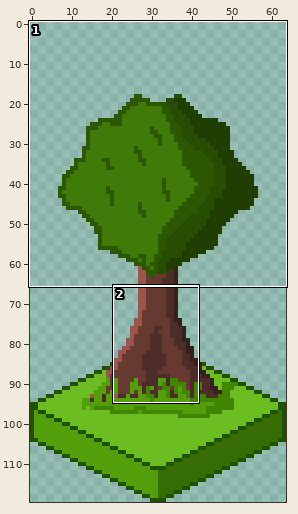
File history of a sprite sheet, assets/tree.png. The first picture is a wide view before the edit; the outline marks the close-up.
Close-up. As it was:
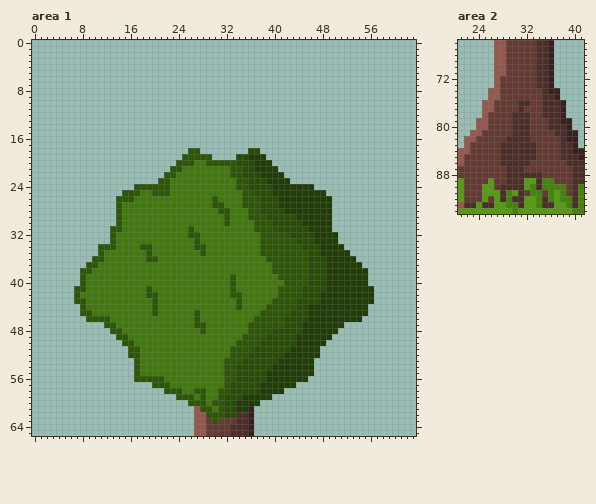
The file is 64x120 pixels. Colours within 5 levels of each other are drawn and written as one. Shown: area 1: x 0..63, y 0..65; area 2: x 21..41, y 66..94.
The same view after the edit:
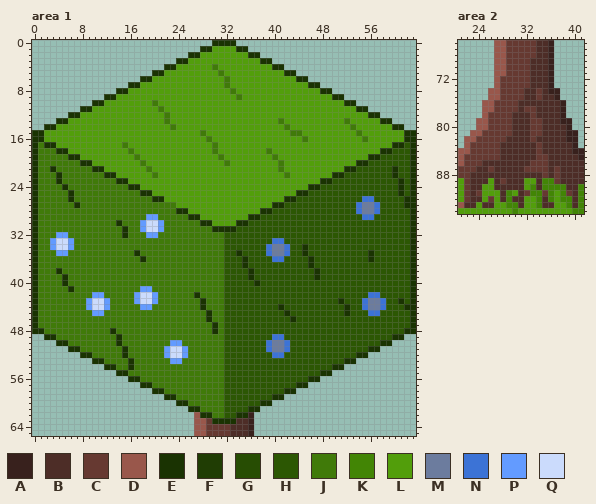
Palette (. is transparent): A #38211d  B #4d2d27  C #663931  D #99574b  E #1a3302  F #203d04  G #274d03  H #2c5703  J #407a09  K #428505  L #529e0b  M #6c7c9e  N #3c73d6  P #639bff  Q #cbdbfc
Difference:
Changed rows in their new state; - is an unchanged pixel.
Area 1:
first column x 0:
 0 ------------------------------EEEE------------------------------
 1 ----------------------------EELLLLEE----------------------------
 2 --------------------------EELLLLLLLLEE--------------------------
 3 ------------------------EELLLLLLLLLLLLEE------------------------
 4 ----------------------EELLLLLLJLLLLLLLLLEE----------------------
 5 --------------------EELLLLLLLLLJLLLLLLLLLLEE--------------------
 6 ------------------EELLLLLLLLLLLLJLLLLLLLLLLLEE------------------
 7 ----------------EELLLLLLLLLLLLLLJLLLLLLLLLLLLLEE----------------
 8 --------------EELLLLLLLLLLLLLLLLLJLLLLLLLLLLLLLLEE--------------
 9 ------------EELLLLLLLLLLLLLLLLLLLLJLLLLLLLLLLLLLLLEE------------
10 ----------EELLLLLLLLJLLLLLLLLLLLLLLLLLLLLLLLLLLLLLLLEE----------
11 --------EELLLLLLLLLLLJLLLLLLLLLLLLLLLLLLLLLLLLLLLLLLLLEE--------
12 ------EELLLLLLLLLLLLLLJLLLLLLLLLLLLLLLLLLLLLLLLLLLLLLLLLEE------
13 ----EELLLLLLLLLLLLLLLLJLLLLLLLLLLLLLLLLLLJLLLLLLLLLLJLLLLLEE----
14 --EELLLLLLLLLLLLLLLLLLLJLLLLLLLLLLLLLLLLLLJLLLLLLLLLLJLLLLLLEE--
15 EELLLLLLLLLLLLLLLLLLLLLLLLLLJLLLLLLLLLLLLLLJJLLLLLLLLLJLLLLLLLEE
16 EELLLLLLLLLLLLLLLLLLLLLLLLLLLJLLLLLLLLLLLLLLLJLLLLLLLLLJLLLLLLEE
17 EJEELLLLLLLLLLLJLLLLLLLLLLLLLLJLLLLLLLLLLLLLLLLLLLLLLLLLLLLLEEHE
18 EJJJEELLLLLLLLLLJLLLLLLLLLLLLLJLLLLLLLLJLLLLLLLLLLLLLLLLLLEEHHHE
19 EJJJJJEELLLLLLLLLJLLLLLLLLLLLLLJLLLLLLLLJLLLLLLLLLLLLLLLEEHHHHHE
20 EJJJJJJJEELLLLLLLLJLLLLLLLLLLLLLJLLLLLLLLJLLLLLLLLLLLLEEHHHHHHHE
21 EJJEJJJJJJEELLLLLLLJLLLLLLLLLLLLLLLLLLLLLJLLLLLLLLLLEEHHHHHHEHHE
22 EJJJEJJJJJJJEELLLLLLJLLLLLLLLLLLLLLLLLLLLLJLLLLLLLEEHHHHHHHHEHHE
23 EJJJEJJJJJJJJJEELLLLLLLLLLLLLLLLLLLLLLLLLLLLLLLLEEHHHHHHHHHHHEHE
24 EJJJJEJJJJJJJJJJEELLLLLLLLLLLLLLLLLLLLLLLLLLLLEEHHHHHHHHHHHHHEHE
25 EJJJJJEJJJJJJJJJJJEELLLLLLLLLLLLLLLLLLLLLLLLEEHHHHHHHHHHHHHHHEHE
26 EJJJJJEJJJJJJJJJJ---EELLLLLLLLLLLLLLLLLLLLEEHHHHHHHHHHHNNHHHHHEE
27 EJJJJJJEJJJJJJJ---------LLLLLLLLLLLLLLLLEEHHHHHHHHHHHHNMMNHHHHEE
28 EJJJJJJJJJJJJJJ---------EELLLLLLLLLLLLEEHHHHHHHHHHHHHHNMMNHHHHHE
29 EJJJJJJJJJJJJJJ----PP-----EELLLLLLLLEE-HHHHHHHHHHHHHHHHNNHHHHHHE
30 EJJJJJJJJJJJJJE---PQQP------EELLLLEEH---HHHHHHHHHHHHHHHHHHHHHHHE
31 EJJJJJJJJJJJJJJE--PQQP----J---EEEEHHH----HHHHHHHHHHHHHHHHHHHHHHE
32 EJJJPPJJJJJJJJ-E---PP-----JJ----HHHHHH-----HHHHHHHHHHHHHHHHHHHHE
33 EJJPQQPJJJJJJJ-------------J----HHHHHH--NN--HHHHHHHHHHHHHHHHHHHE
34 EJJPQQPJJJJJJJ----JJ-------JJ---HHHHHH-NMMN--EHHHHHHHHHHHHHHHHHE
35 EJJJPPJJJJJJ-----E-J--------J---HHEHHH-NMMN--EHHHHHHHHHHEHHHHHHE
36 EJJJJJJJJJJJ------EJJ-----------HHHEHHH-NN----EHHHHHHHHHEHHHHHHE
37 EJJJJJJJJJJ---------------------HHHEHHHH------EHHHHHHHHHHHHHHHHE
38 EJJJEJJJJJ----------------------HHHHEHHH------HEHHHHHHHHHHHHHHHE
39 EJJJJEJJJ-----------------------H-HHEHHHH-----HEHHHHHHHHHHHHHHHE
40 EJJJJEJJJ-----------------------H-HHHEHHHH----HHHHHHHHHHHHHHHHHE
41 EJJJJJEJJ---------PP------------H-HHHHHHH----HHHHHHHHHHHHHHHHHHE
42 EJJJJJJJ--PP-----PQQP------E----H--HHHHHH----HHHHHHHHHHHNNHHHHHE
43 EJJJJJJJJPQQP----PQQP-------E---HH-HHHHH----HHHHHHHEHHHNMMNHHEHE
44 EJJJJJJJJPQQP-----PPJ-------E---HH-HHHH--E--HHHHHHHHEHHNMMNHHHEE
45 EJJJJJJJJJPP--------J------J-E--HHHHHH----EHHHHHHHHHEHHHNNHHHHHE
46 EJJJJJJJJJJJJ--------------J-E--HHHHH-----HEHHHHHHHHHHHHHHHHHHHE
47 EJJJJJJJJJJJJJ-------------JJ-E-HHHH------HHHHHHHHHHHHHHHHHHHHHE
48 EEJJJJJJJJJJJEJ-------------J-E-HHHH----HHHHHHHHHHHHHHHHHHHHHHEE
49 --EEJJJJJJJJJJEJ----------------HHH----HNNHHHHHHHHHHHHHHHHHHEE--
50 ----EEJJJJJJJJEJJ------PP-------HH----HNMMNHHHHHHHHHHHHHHHEE----
51 ------EEJJJJJJJEJJ----PQQP------H----HHNMMNHHHHHHHHHHHHHEE------
52 --------EEJJJJJEJJ----PQQP------H---HHHHNNHHHHHHHHHHHHEE--------
53 ----------EEJJJJEJ-----PP----------HHHHHHHHHHHHHHHHHEE----------
54 ------------EEJJEJ----------------HHHHHHHHHHHHHHHHEE------------
55 --------------EEJJ----------------HHHHHHHHHHHHHHEE--------------
56 ----------------EEJJJJ------------HHHHHHHHHHHHEE----------------
57 ------------------EEJJJ----------HHHHHHHHHHHEE------------------
58 --------------------EEJJJ--JJ--J-HHHHHHHHHEE--------------------
59 ----------------------EEJJJ-J--JHHHHHHHHEE----------------------
60 ------------------------EEJJJ-JJHHHHHHEE------------------------
61 --------------------------EEJJ-JHHHHEE--------------------------
62 ----------------------------EEJJHHEE----------------------------
63 ------------------------------EEEE------------------------------
Area 2:
first column x 23:
69 ----------B------
70 ----------B------
71 ----------B------
72 ----------B------
73 ----------B------
74 ---------BB------
75 ---------BB------
76 ----------BB-----
77 -----------B-----
78 -----------B-----
79 ------------B----
80 ------------B----
81 ------------BB---
82 -----------BBBB--
83 ------------BBB--
84 ------------BBB--
85 -------------BB--
86 --BBB--------BBB-
87 -BB-BB-------B-BB
88 BBBBBB-------B-BB
89 BBB-B----------BB
90 BB--B-----------B
91 B----------------
92 BB---------------
Pixel boxes of the changes (left, top, right, bottom) in both close-ups:
changed: (32, 40, 416, 424)
changed: (524, 58, 572, 190)
changed: (470, 160, 506, 202)
